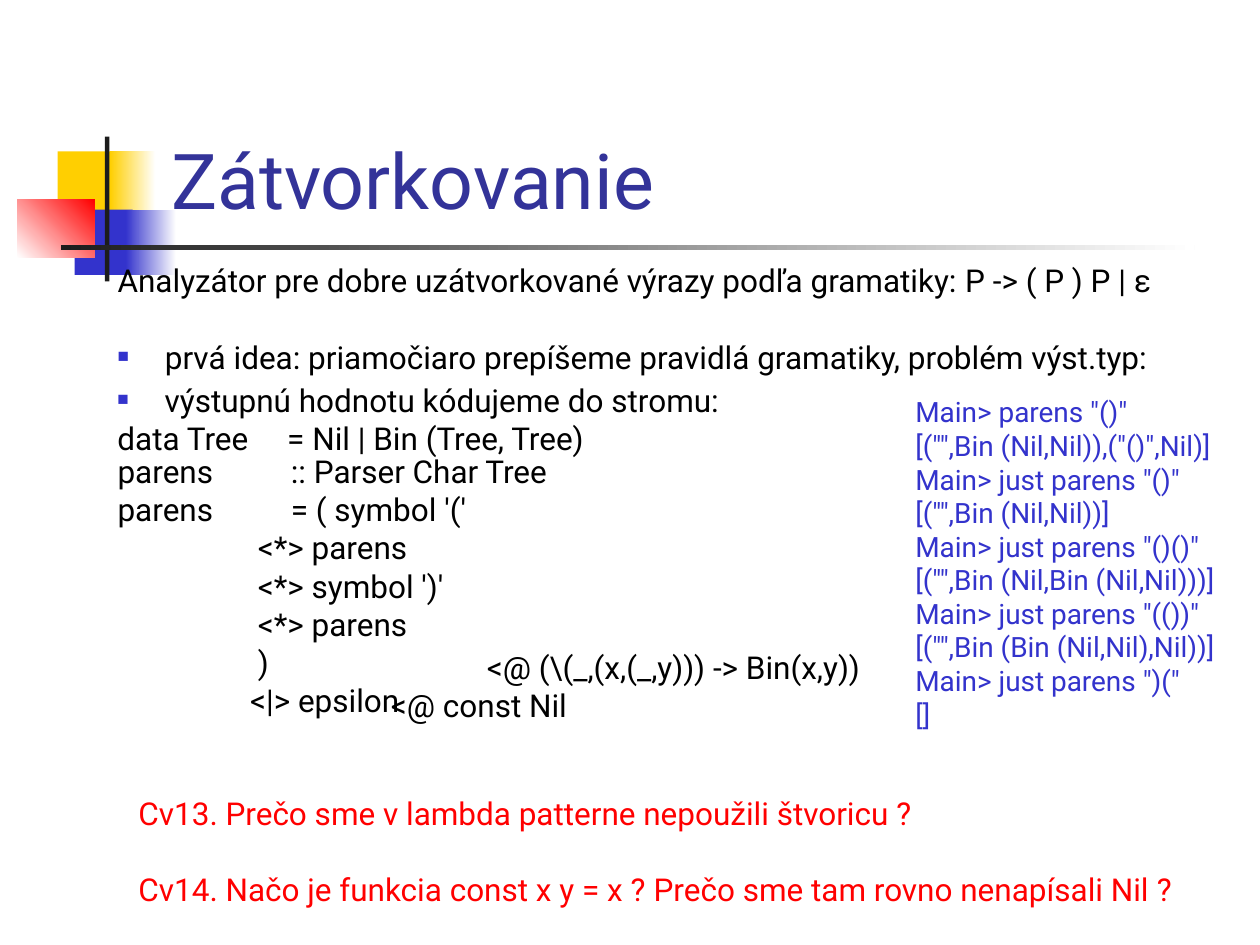
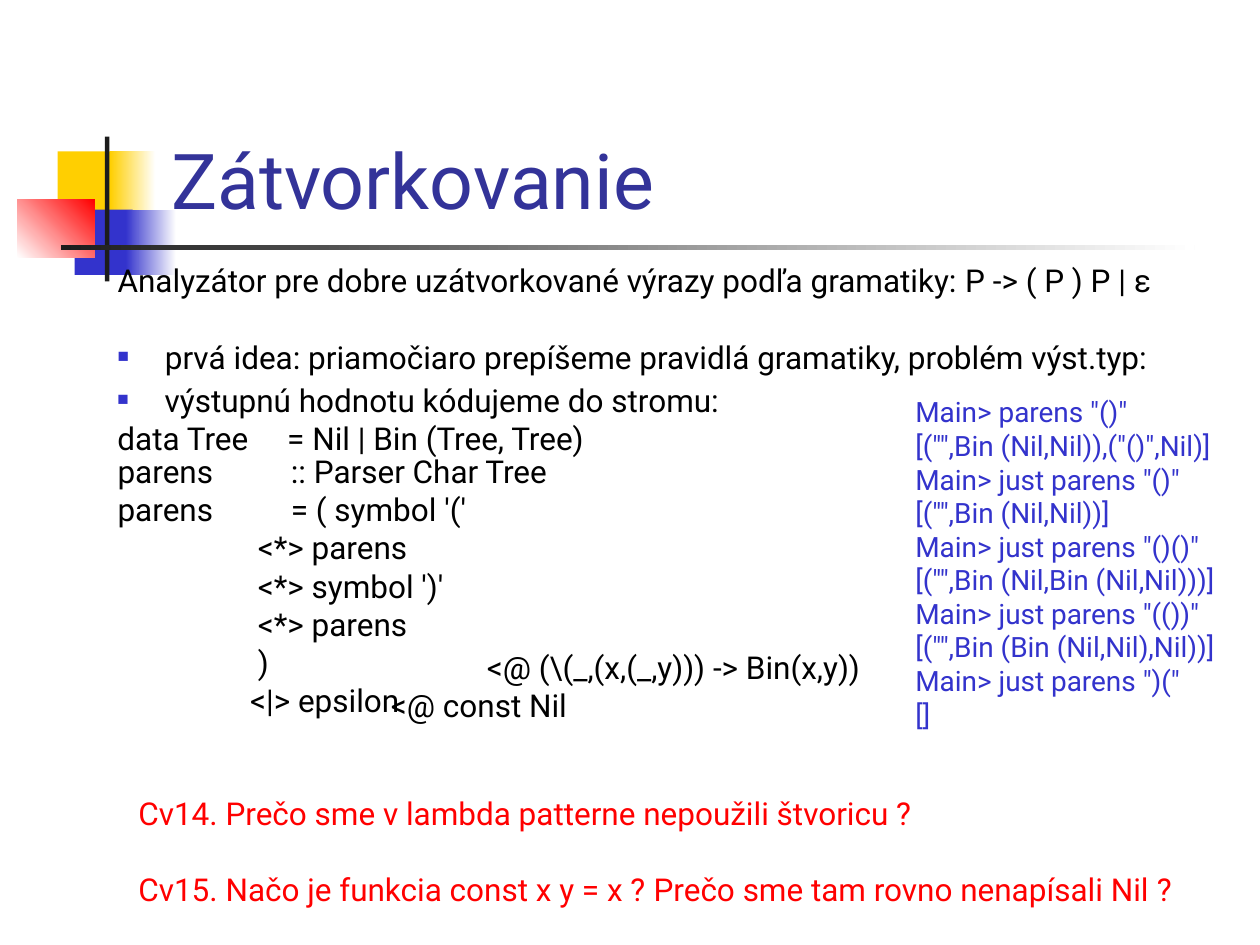
Before and after one commit to Funkcionalne/Prednasky, a slide deck: slide 18 of 09/09_fpro.ppt. Drawn at 1260x945 pixels with LibreOffice and Linux fonts; fonts in the diff are those of the drawing. Boxes give left, top, right and bottom in pixels: in the first picture for what was removed or moved away, otherwise in the second. Text is boxed around its words. In the diff, an @@ line names an element or a change of style, - is before the commit and + after.

```diff
--- a/09/09_fpro.ppt
+++ b/09/09_fpro.ppt
@@ text at (138,801,1149,908): text changed @@
-Cv13. Prečo sme v lambda patterne nepoužili štvoricu ?
-Cv14. Načo je funkcia const x y = x ? Prečo sme tam rovno nenapísali Nil ?
+Cv14. Prečo sme v lambda patterne nepoužili štvoricu ?
+Cv15. Načo je funkcia const x y = x ? Prečo sme tam rovno nenapísali Nil ?
```
Also in this commit, not shown: 3 other slides changed, 1 slide added, 1 other file.
